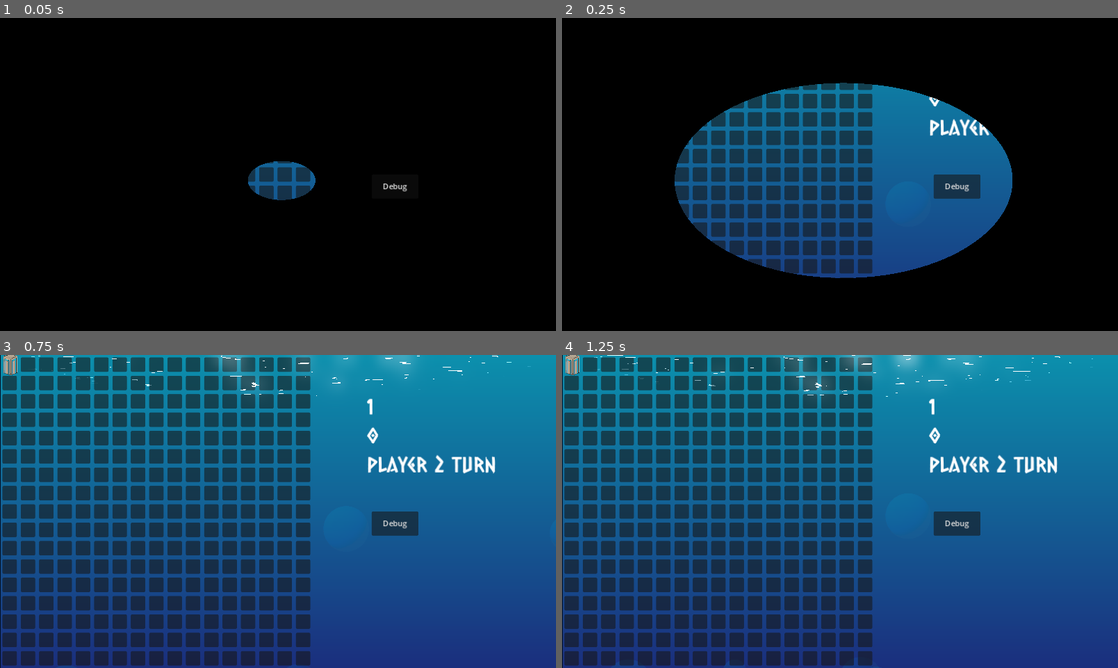
Above: before the commit, frames 1-4 (two rows, left to right).
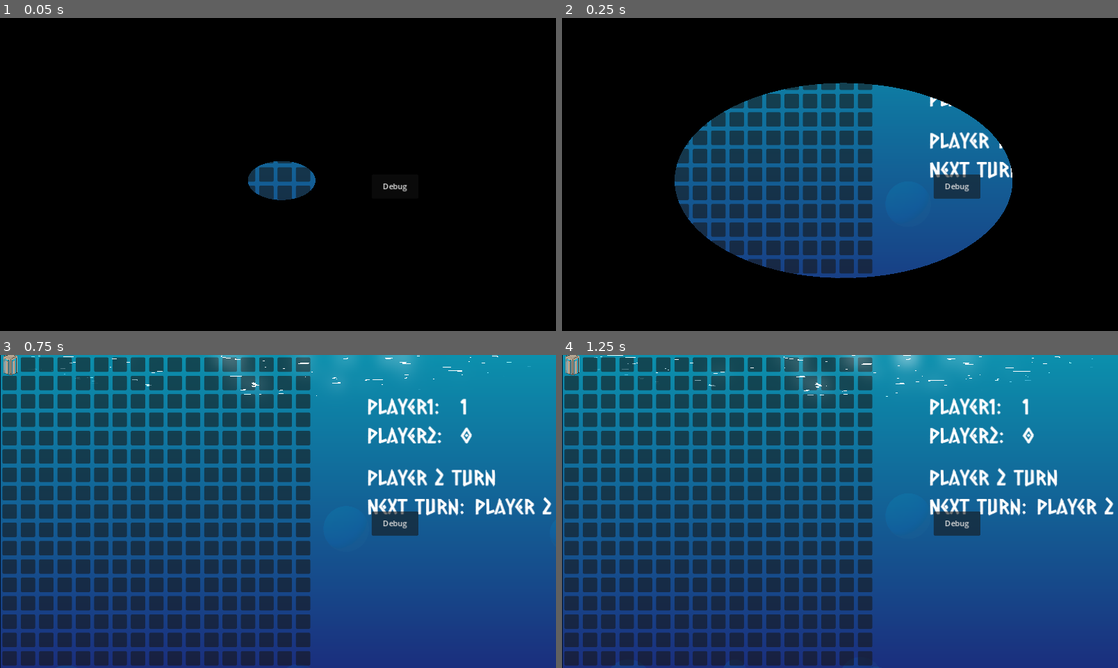
Above: after the commit, the same moments.

Repository: BeadsInCheese/CellularBubbleState
Game: Godot game, scene res://MainGame.tscn
Same seed, same stepped clock (60 frames per second), same inputs: the game is played once before the commit and once after it. This scene is started directly instead of the project's main scene.
Inputs (mouse positions are in pixels of both pictures, inside the frame that each line leads up to):
- Up to frame 1 (0.05 s): no input
- Up to frame 2 (0.25 s): no input
- Up to frame 3 (0.75 s): click (11, 364) at 0.52 s
- Up to frame 4 (1.25 s): no input

Frame 1 is identical in both runs. In frame 2, 1.1% of the frame differs, in the area x 66-81%, y 25-52%; in frame 3, 3.0%, in the area x 66-100%, y 13-52%; in frame 4, 3.0%.

Commit message:
next turn functionality + additional files + agent started

Diff:
--- a/gamejam2025/GUI.gd
+++ b/gamejam2025/GUI.gd
@@ -2,18 +2,25 @@
 class_name GUI
 
 func updateSidebar(turn,score1,score2):
-	$Score_player1.text = str(score1)
-	$Score_player2.text = str(score2)
+	$contUpper1/Score_player1.text = str(score1)
+	$contUpper2/Score_player2.text = str(score2)
 	#print("Gui debug")
 	#print($Score_player1)
 	#print(score2)
 	#print(turn)
-	if(turn == 1):
+	if(turn == 0):
 		$TurnValue.text="Player 1 turn"
+		$contLower/NextTurnValue.text="Player 2"
+	elif(turn == 1):
+		$TurnValue.text="Player 2 turn"
+		$contLower/NextTurnValue.text="Player 2"
 	elif(turn == 3):
 		$TurnValue.text="Player 2 turn"
-	else:
-		$TurnValue.text="Automata turn"
+		$contLower/NextTurnValue.text="Player 1"
+	elif(turn == 4):
+		$TurnValue.text="Player 1 turn"
+		$contLower/NextTurnValue.text="Player 1"
+
 
 # Called when the node enters the scene tree for the first time.
 func _ready() -> void:
--- a/gamejam2025/Grid.gd
+++ b/gamejam2025/Grid.gd
@@ -41,7 +41,7 @@
 		automata_step()
 		changeTurn()
 	updateScore()
-	gui.updateSidebar(turnOrder[currentTurn],player1Score,player2Score)
+	gui.updateSidebar(currentTurn,player1Score,player2Score)
 
 	testRule()
 	#checkRulesForPos(testxpos, testypos)
--- /dev/null
+++ b/gamejam2025/SmallMenu.tscn
@@ -0,0 +1,36 @@
+[gd_scene load_steps=4 format=3 uid="uid://ch1j8y1vj6l1a"]
+
+[ext_resource type="Script" path="res://panel.gd" id="1_w31b5"]
+[ext_resource type="Texture2D" uid="uid://i5ja3h3l2up0" path="res://Scenes/Kenney_gameIcons/PNG/Black/1x/audioOn.png" id="2_1wux4"]
+[ext_resource type="Texture2D" uid="uid://b14urrbdj5b3f" path="res://Scenes/Kenney_gameIcons/PNG/Black/1x/power.png" id="2_rcjrh"]
+
+[node name="SmallMenu" type="Panel"]
+offset_left = 982.0
+offset_top = 573.0
+offset_right = 1145.0
+offset_bottom = 638.0
+script = ExtResource("1_w31b5")
+
+[node name="VBoxContainer" type="HBoxContainer" parent="."]
+layout_mode = 0
+offset_left = 42.0
+offset_top = 3.0
+offset_right = 158.0
+offset_bottom = 61.0
+
+[node name="Button4" type="Button" parent="VBoxContainer"]
+layout_mode = 2
+size_flags_horizontal = 0
+size_flags_vertical = 0
+size_flags_stretch_ratio = 5.3
+icon = ExtResource("2_1wux4")
+
+[node name="Button" type="Button" parent="VBoxContainer"]
+layout_mode = 2
+size_flags_horizontal = 0
+size_flags_vertical = 0
+size_flags_stretch_ratio = 2.07
+icon = ExtResource("2_rcjrh")
+
+[connection signal="button_down" from="VBoxContainer/Button4" to="." method="_on_button_4_button_down"]
+[connection signal="button_down" from="VBoxContainer/Button" to="." method="_on_button_button_down"]
--- /dev/null
+++ b/gamejam2025/agent.gd
@@ -0,0 +1,16 @@
+extends Node
+class_name Agent
+
+# Called when the node enters the scene tree for the first time.
+func _ready() -> void:
+	pass # Replace with function body.
+
+
+# Called every frame. 'delta' is the elapsed time since the previous frame.
+func _process(delta: float) -> void:
+	pass
+
+
+func proceduralMove(currentTurn,color,board) -> Bubble:
+	print(str(board[0]))
+	return board[16]
--- /dev/null
+++ b/gamejam2025/panel.gd
@@ -0,0 +1,31 @@
+extends Panel
+
+@export
+var settings :Settings
+
+# Called when the node enters the scene tree for the first time.
+func _ready() -> void:
+	pass
+
+
+# Called every frame. 'delta' is the elapsed time since the previous frame.
+func _process(delta: float) -> void:
+	pass
+
+
+func _on_mouse_entered() -> void:
+	print("3")
+	$VBoxContainer.show()
+
+func _on_mouse_exited() -> void:
+	print("4")
+	$VBoxContainer.hide()
+
+
+func _on_button_4_button_down() -> void:
+	Settings.setMaster(0)
+
+
+func _on_button_button_down() -> void:
+	get_tree().root.propagate_notification(NOTIFICATION_WM_CLOSE_REQUEST)
+	get_tree().quit()
--- a/gamejam2025/sidebar.tscn
+++ b/gamejam2025/sidebar.tscn
@@ -1,26 +1,55 @@
-[gd_scene load_steps=3 format=3 uid="uid://cdp1ptkk1qkda"]
+[gd_scene load_steps=3 format=3 uid="uid://b4rgdo55qhhue"]
 
 [ext_resource type="Script" path="res://GUI.gd" id="1_50b85"]
-[ext_resource type="Theme" uid="uid://bgqmjm172gald" path="res://FontArtistic.tres" id="2_7aq0k"]
+[ext_resource type="Theme" path="res://FontArtistic.tres" id="2_7aq0k"]
 
 [node name="Sidebar" type="VBoxContainer"]
 custom_minimum_size = Vector2(100, 100)
-offset_right = 57.0
-offset_bottom = 86.0
+offset_right = 760.0
+offset_bottom = 1002.0
 size_flags_stretch_ratio = 1.86
 script = ExtResource("1_50b85")
 
-[node name="Score_player1" type="RichTextLabel" parent="."]
+[node name="contUpper1" type="HBoxContainer" parent="."]
+clip_contents = true
 layout_mode = 2
+
+[node name="RichTextLabel" type="RichTextLabel" parent="contUpper1"]
+clip_contents = false
+layout_mode = 2
+size_flags_horizontal = 3
+theme = ExtResource("2_7aq0k")
+text = "Player1: "
+
+[node name="Score_player1" type="RichTextLabel" parent="contUpper1"]
+clip_contents = false
+layout_mode = 2
+size_flags_horizontal = 3
 theme = ExtResource("2_7aq0k")
 text = "0"
 fit_content = true
 
-[node name="Score_player2" type="RichTextLabel" parent="."]
+[node name="contUpper2" type="HBoxContainer" parent="."]
+clip_contents = true
 layout_mode = 2
+
+[node name="RichTextLabel" type="RichTextLabel" parent="contUpper2"]
+clip_contents = false
+layout_mode = 2
+size_flags_horizontal = 3
+theme = ExtResource("2_7aq0k")
+text = "Player2: "
+
+[node name="Score_player2" type="RichTextLabel" parent="contUpper2"]
+clip_contents = false
+layout_mode = 2
+size_flags_horizontal = 3
 theme = ExtResource("2_7aq0k")
 text = "0"
 fit_content = true
+
+[node name="separator1" type="Label" parent="."]
+layout_mode = 2
 
 [node name="TurnValue" type="RichTextLabel" parent="."]
 layout_mode = 2
@@ -28,3 +57,20 @@
 text = "Player 1 turn"
 fit_content = true
 autowrap_mode = 0
+
+[node name="contLower" type="HBoxContainer" parent="."]
+clip_contents = true
+layout_mode = 2
+
+[node name="TurnValue2" type="RichTextLabel" parent="contLower"]
+layout_mode = 2
+theme = ExtResource("2_7aq0k")
+text = "Next turn: "
+fit_content = true
+autowrap_mode = 0
+
+[node name="NextTurnValue" type="RichTextLabel" parent="contLower"]
+layout_mode = 2
+theme = ExtResource("2_7aq0k")
+fit_content = true
+autowrap_mode = 0
--- /dev/null
+++ b/gamejam2025/v_box_container.gd
@@ -0,0 +1,11 @@
+extends VBoxContainer
+
+
+# Called when the node enters the scene tree for the first time.
+func _ready() -> void:
+	pass # Replace with function body.
+
+
+# Called every frame. 'delta' is the elapsed time since the previous frame.
+func _process(delta: float) -> void:
+	pass
